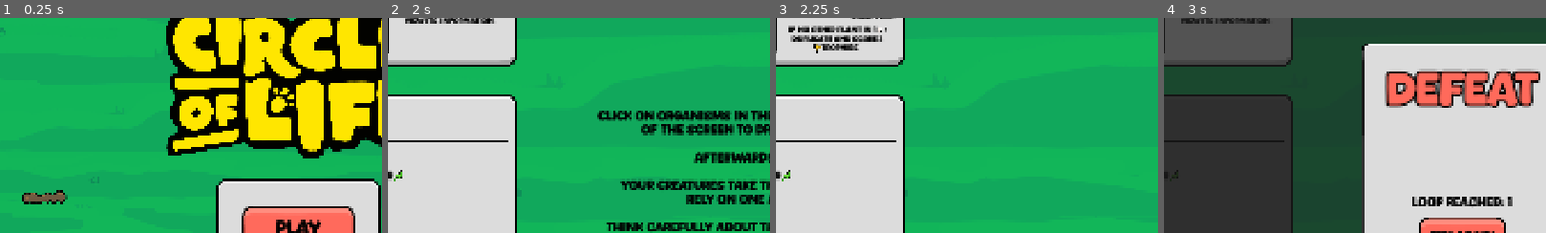
Above: before the commit, frames 1-4 (left to right).
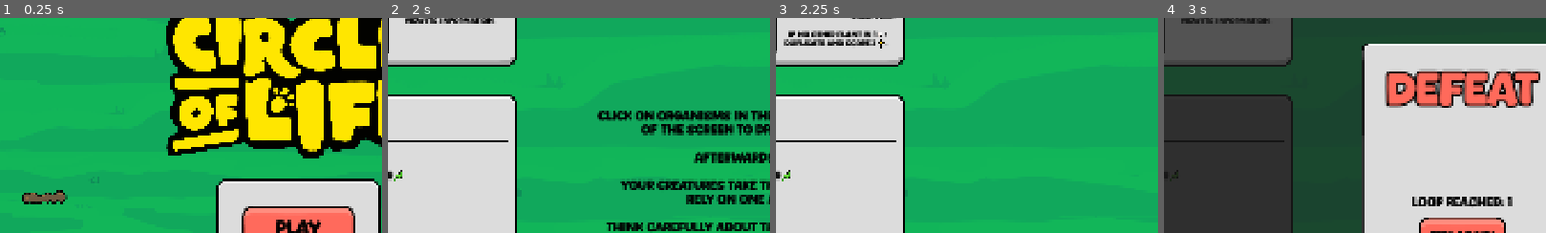
Above: after the commit, the same moments.

Repository: elliotfontaine/gmtk-2025-submission
Game: Godot game, scene res://scenes/main_menu.tscn
The game is run twice, just before and just after one commit, with the same random seed, the same clock (stepped at 60 frames per second) and the same inputs. The engine's default icon, where the game draws it, is replaced by a stand-in: a white triangle on a blue panel in a dark square.
Inputs (mouse positions are % of the whole screen's width and height, from its top left):
- Up to frame 1 (0.25 s): no input
- Up to frame 2 (2 s): click "play" at 0.5 s; tap Enter at 1.25 s; move the mouse to (72, 45) at 1.27 s; hold D from 1.28 s (still down); hold Shift from 1.28 s (still down); click (72, 45) at 1.42 s
- Up to frame 3 (2.25 s): release D at 2 s; release Shift at 2 s; click (8, 48) at 2 s
- Up to frame 4 (3 s): click "Run Loop" at 2.75 s
The pictures show only the part of the screen within x 11-61%, y 11-61%; the shares and areas given below are measured in that part.

Frames 1-2 are identical in both runs. In frame 3, 2.2% of the frame differs, in the area x 2-29%, y 3-17%; in frame 4, nothing differs.

Commit message:
fixed trophies enhance text

Diff:
--- a/scenes/ui/creature_card.gd
+++ b/scenes/ui/creature_card.gd
@@ -65,7 +65,7 @@
 
 		if word == "trophies":
 			enhanced_text += "[img={20, 20}]res://assets/sprites/ui/small_trophy.png[/img]"
-		if word == "biomass":
+		elif word == "biomass":
 			enhanced_text += "[img={20, 20}]res://assets/sprites/ui/money.png[/img]"
 		elif word == "range":
 			if sp:
@@ -78,5 +78,4 @@
 			enhanced_text += stored_puncuation
 		enhanced_text += " "
 
-
 	return enhanced_text
